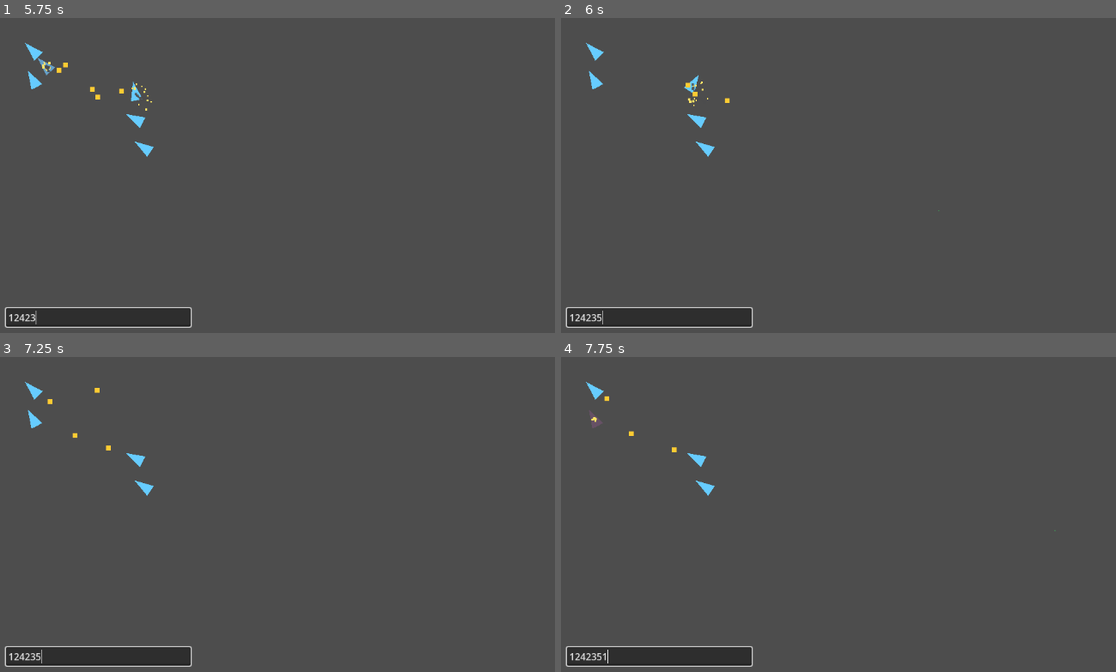
Above: before the commit, frames 1-4 (two rows, left to right).
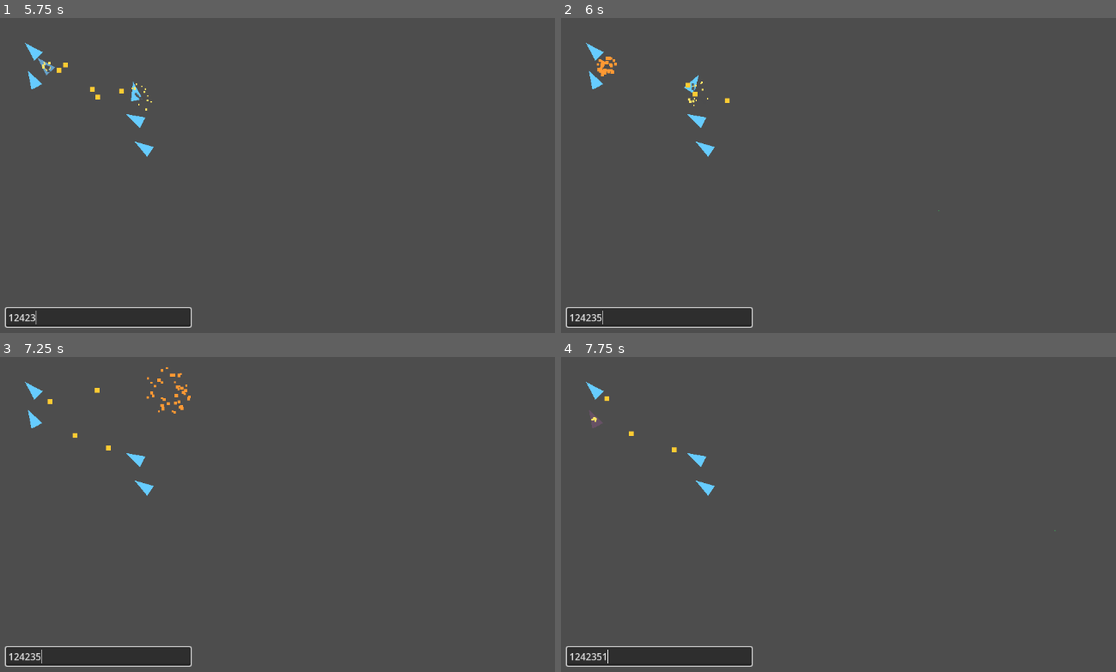
Above: after the commit, the same moments.

Repository: darthlemi/SpaceGame
Game: Godot game, scene res://scenes/combat/combat_scene.tscn
The game is run twice, just before and just after one commit, with the same random seed, the same clock (stepped at 60 frames per second) and the same inputs.
Inputs (mouse positions are in pixels of both pictures, inside the frame that each line leads up to):
- Up to frame 1 (5.75 s): click (99, 317) at 0.52 s; type "12" at 0.6 s; move the mouse to (493, 191) at 1.27 s; hold 4 (formation_box) 1.28-2 s; click (493, 191) at 1.42 s; drag from (205, 229) to (310, 288) at 2.02 s; move the mouse to (410, 125) at 2.77 s; hold 2 (formation_line) 2.78-3.5 s; click (410, 125) at 2.92 s; drag from (310, 288) to (116, 112) at 3.52 s; move the mouse to (549, 270) at 4.27 s; hold 3 (formation_wedge) 4.28-5 s; click (549, 270) at 4.42 s; drag from (138, 153) to (61, 71) at 5.02 s
- Up to frame 2 (6 s): move the mouse to (938, 210) at 5.77 s; hold 5 (formation_circle) from 5.78 s (still down); click (938, 210) at 5.92 s
- Up to frame 3 (7.25 s): release 5 (formation_circle) at 6.5 s; drag from (238, 454) to (205, 568) at 6.52 s
- Up to frame 4 (7.75 s): move the mouse to (1054, 530) at 7.27 s; hold 1 (formation_none) from 7.28 s (still down); click (1054, 530) at 7.42 s

Frame 1 is identical in both runs. In frame 2, 0.1% of the frame differs, in the area x 6-11%, y 12-19%; in frame 3, 0.2%, in the area x 26-35%, y 3-18%; in frame 4, nothing differs.
Error in both runs: Trying to assign an array of type "Array" to a variable of type "Array[Ship]". (res://scripts/controllers/fleet_commander.gd:53)

Commit message:
Add one-shot death explosion for destroyed ships

Diff:
--- /dev/null
+++ b/scenes/vfx/explosion.tscn
@@ -0,0 +1,19 @@
+[gd_scene load_steps=2 format=3]
+
+[ext_resource type="Script" path="res://scripts/vfx/explosion.gd" id="1"]
+
+[node name="Explosion" type="CPUParticles2D"]
+script = ExtResource("1")
+emitting = true
+amount = 40
+lifetime = 0.6
+one_shot = true
+explosiveness = 1.0
+direction = Vector2(0, 0)
+spread = 180.0
+gravity = Vector2(0, 0)
+initial_velocity_min = 60.0
+initial_velocity_max = 160.0
+scale_amount_min = 3.0
+scale_amount_max = 6.0
+color = Color(1, 0.6, 0.2, 1)
--- a/scripts/ship/ship_vfx.gd
+++ b/scripts/ship/ship_vfx.gd
@@ -4,6 +4,8 @@
 @export var flash_color: Color = Color(1, 0.3, 0.3, 1)
 @export var flash_duration: float = 0.12
 @export var low_hp_threshold: float = 0.25
+
+const ExplosionScene = preload("res://scenes/vfx/explosion.tscn")
 
 @onready var _polygon: Polygon2D = get_parent().get_node("Polygon2D")
 @onready var _hull: Hull = get_parent().get_node("Hull")
@@ -30,7 +32,10 @@
 	_flash_tween.tween_property(_polygon, "modulate", Color.WHITE, flash_duration)
 
 func _on_hull_destroyed() -> void:
-	pass
+	var ship_node := get_parent()
+	var explosion: Node2D = ExplosionScene.instantiate()
+	ship_node.get_parent().add_child(explosion)
+	explosion.global_position = ship_node.global_position
 
 static func should_emit_smoke(hp_ratio: float, threshold: float) -> bool:
 	return hp_ratio <= threshold
--- /dev/null
+++ b/scripts/vfx/explosion.gd
@@ -0,0 +1,4 @@
+extends CPUParticles2D
+
+func _ready() -> void:
+	finished.connect(queue_free)
--- a/tests/test_ship_vfx.gd
+++ b/tests/test_ship_vfx.gd
@@ -41,4 +41,27 @@
 	if is_instance_valid(ship) and not ship.is_queued_for_deletion():
 		ship.queue_free()
 
+	await _check_explosion_on_destroyed(tree, failures)
+
 	return failures
+
+static func _check_explosion_on_destroyed(tree: SceneTree, failures: Array[String]) -> void:
+	var ship: Ship = ShipScene.instantiate()
+	tree.root.add_child(ship)
+	await tree.process_frame
+
+	var last_position: Vector2 = ship.global_position
+	var explosion_script: Script = preload("res://scripts/vfx/explosion.gd")
+	var explosions_before := tree.root.get_children().filter(func(c): return c.get_script() == explosion_script).size()
+
+	ship.hull.apply_damage(ship.hull.max_hp)
+
+	var explosions_after: Array = tree.root.get_children().filter(func(c): return c.get_script() == explosion_script)
+	if explosions_after.size() != explosions_before + 1:
+		failures.append("ShipVfx: expected exactly one new explosion added to the ship's parent on hull.destroyed, got %d new" % (explosions_after.size() - explosions_before))
+	elif not explosions_after[explosions_after.size() - 1].global_position.is_equal_approx(last_position):
+		failures.append("ShipVfx: expected explosion spawned at the ship's last position %s, got %s" % [last_position, explosions_after[explosions_after.size() - 1].global_position])
+
+	for e in explosions_after:
+		if is_instance_valid(e):
+			e.queue_free()
